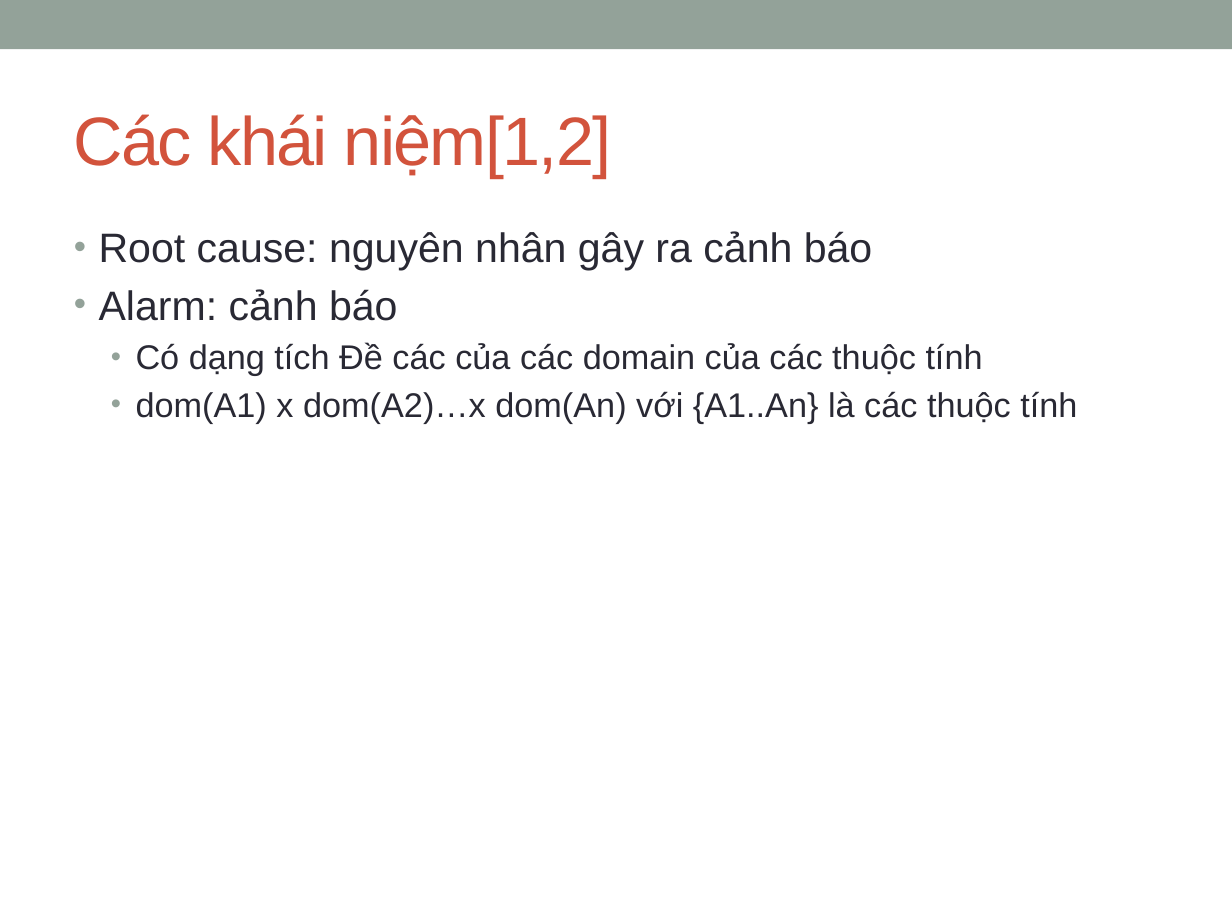
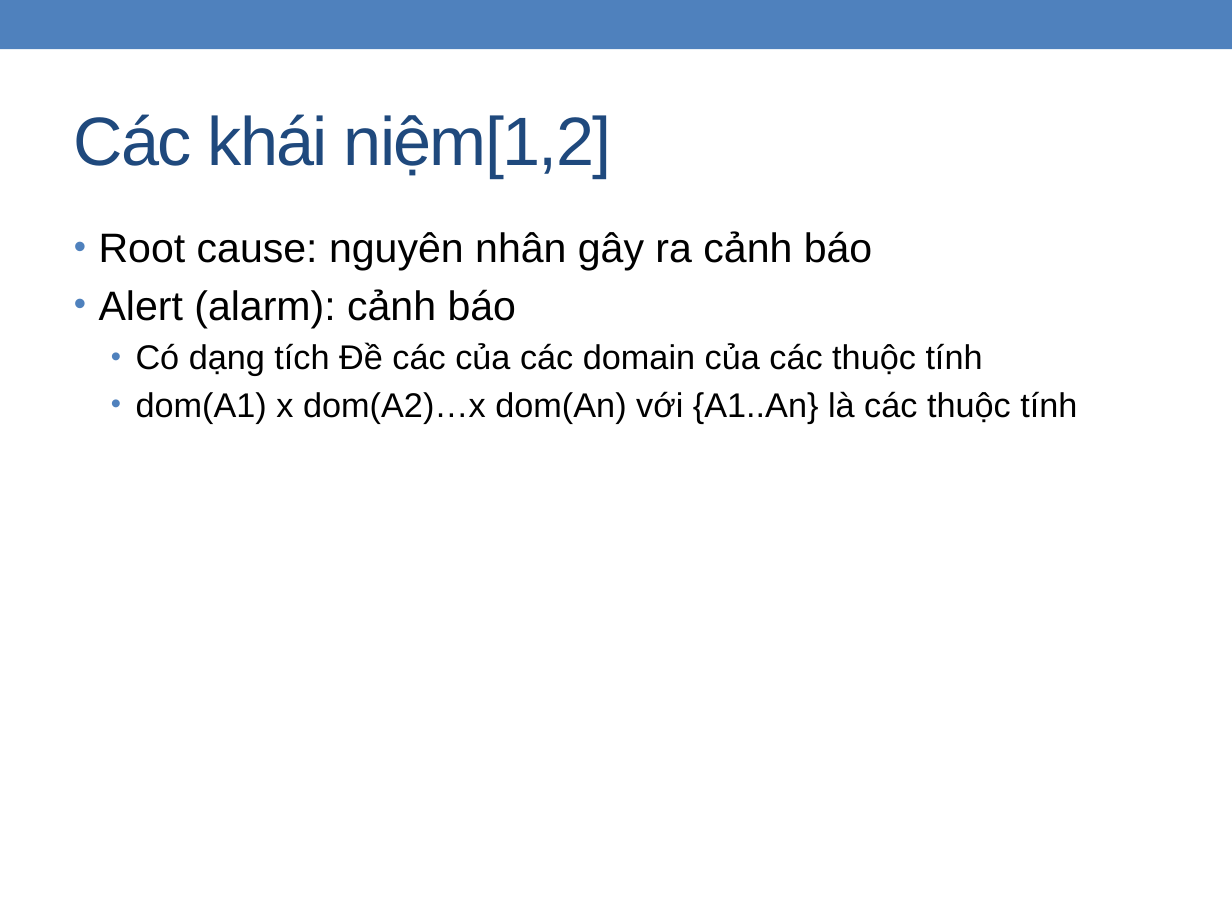
Before and after one commit to zedster27/secviz, a slide deck: slide 4 of branches/C.Thang/Baocao15.1.pptx (slide 3 before the commit). Drawn at 1232x924 pixels with LibreOffice and Linux fonts; fonts in the diff are those of the drawing. Boxes give left, top, right and bottom in pixels: in the first picture for what was removed or moved away, otherwise in the second. Text is boxed around its words. In the diff, an @@ line names an element or a change of style, - is before the commit and + after.

```diff
--- a/branches/C.Thang/Baocao15.1.pptx
+++ b/branches/C.Thang/Baocao15.1.pptx
@@ rectangle at (x1=0, y1=0, x2=1232, y2=49): fill #93A299 to #4F81BD @@
@@ title "Các khái niệm[1,2]" at (x1=74, y1=114, x2=612, y2=178): text colour #D2533C to #1F497D @@
@@ text at (x1=99, y1=231, x2=1077, y2=424): text colour #292934 to #000000 in "Root cause: nguyên nhân gây ra cảnh ...", "Có dạng tích Đề các của các ...", "dom(A1) x dom(A2)…x dom(An) với {A1..An} là ..."; bullet colour #93A299 to #4F81BD @@
@@ text at (x1=99, y1=289, x2=517, y2=328): text changed; text colour #292934 to #000000 @@
-• Alarm: cảnh báo
+• Alert (alarm): cảnh báo
```
Also in this commit, not shown: 23 other slides changed, 8 slides added, 5 slides removed.
